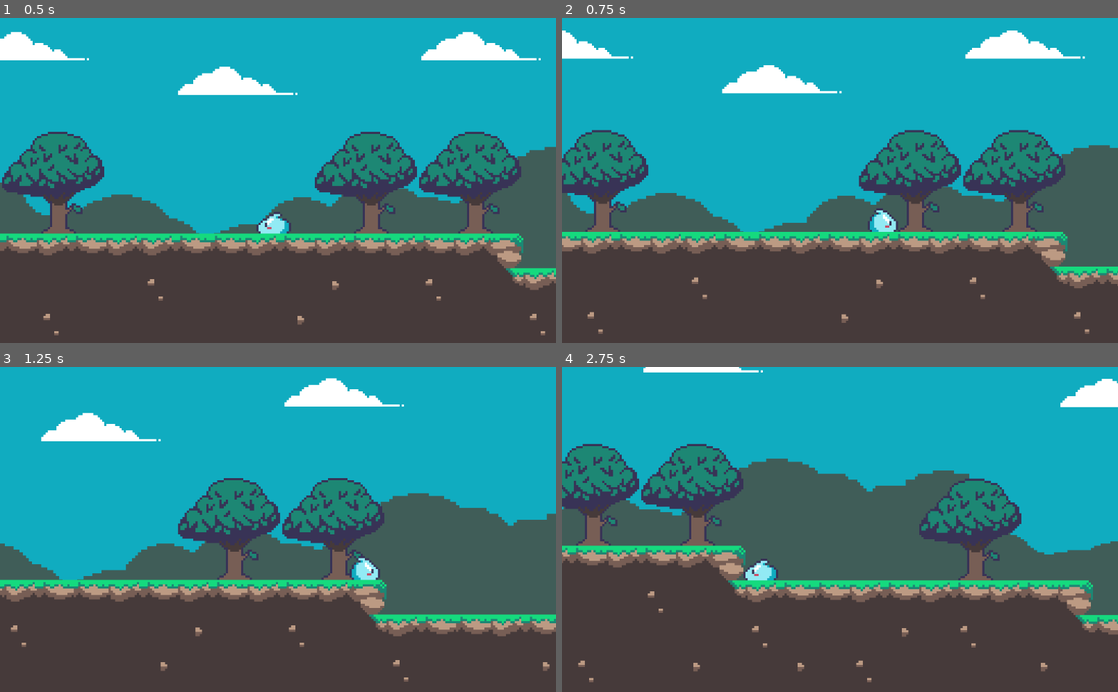
Above: before the commit, frames 1-4 (two rows, left to right).
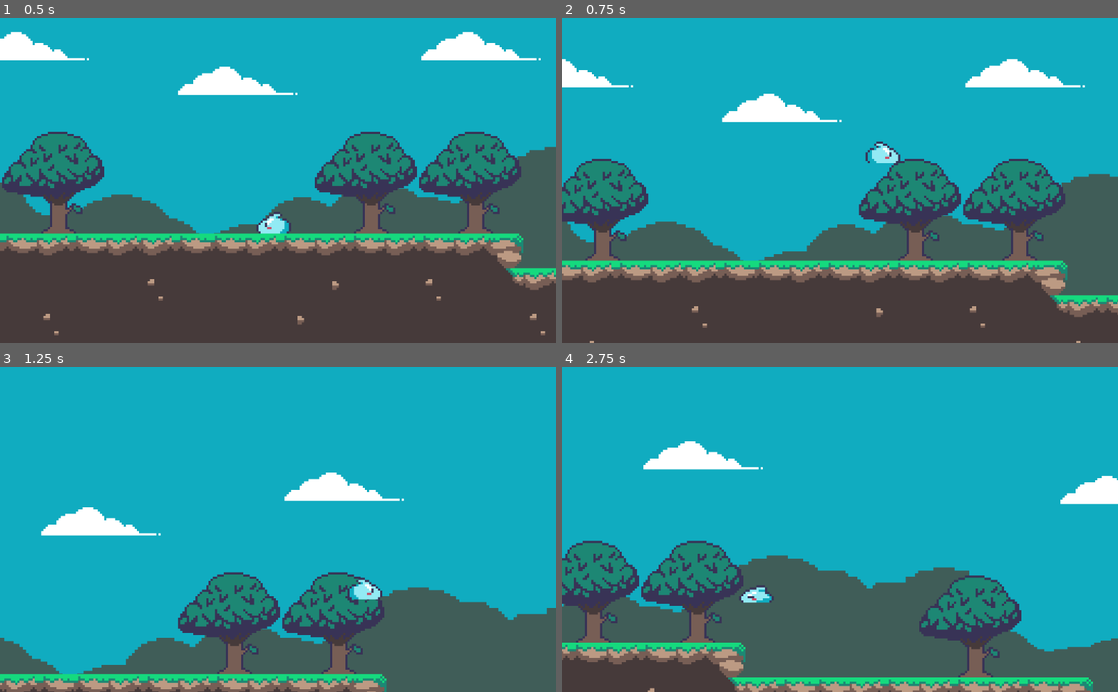
Above: after the commit, the same moments.

Repository: MaximoYT201/Game
Game: Godot game, scene res://Scenes/Mundo1.tscn
The game is run twice, just before and just after one commit, with the same random seed, the same clock (stepped at 60 frames per second) and the same inputs.
Inputs:
- Up to frame 1 (0.5 s): no input
- Up to frame 2 (0.75 s): hold Right (ui_right) from 0.53 s (still down); hold Space from 0.53 s (still down)
- Up to frame 3 (1.25 s): keep holding Right (ui_right); keep holding Space
- Up to frame 4 (2.75 s): release Space at 1.28 s; tap Space at 1.35, 1.52, 1.82 s; release Right (ui_right) at 2.03 s; hold Left (ui_left) from 2.03 s (still down); hold Space from 2.03 s (still down)

Frame 1 is identical in both runs. In frame 2, 34% of the frame differs, in the area x 0-100%, y 3-100%; in frame 3, 54%; in frame 4, 62%, in the area x 0-100%, y 0-100%.

Commit message:
Update Player.gd

Diff:
--- a/Scrips/Player.gd
+++ b/Scrips/Player.gd
@@ -1,66 +1,70 @@
-
 extends KinematicBody2D
 
-# Variables de movimiento
-var speed = 150
-var jump_speed = -300
-var gravity = 700
-var jump_limit = -90
-var jump_cutoff_gravity = 900
+# --- Variables de movimiento ---
+export var speed = 150
+export var jump_speed = -300
+export var gravity = 700
+export var jump_limit = -90
+export var jump_cutoff_gravity = 900
+
 var velocity = Vector2()
 var is_jumping = false
 
-# Nodo AnimationPlayer (asegúrate de que el nombre coincida con tu árbol de escenas)
+# --- Referencias a Nodos ---
 onready var anim_player = $AnimationPlayer
-onready var sprite = $Sprite # Añadimos una referencia a tu nodo Sprite
+onready var sprite = $Sprite
 
 func _physics_process(delta):
-
-	# Reiniciar velocidad horizontal
+	# 1. RESETEAR VELOCIDAD HORIZONTAL
 	velocity.x = 0
 
-	# Movimiento horizontal (izquierda y derecha)
-	if Input.is_action_pressed("ui_right"):
+	# 2. DETECTAR ENTRADAS (Corregido para que la flecha arriba no falle)
+	var move_right = Input.is_key_pressed(KEY_RIGHT) or Input.is_key_pressed(KEY_D)
+	var move_left = Input.is_key_pressed(KEY_LEFT) or Input.is_key_pressed(KEY_A)
+
+	# Detectar si se acaba de presionar cualquiera para saltar
+	var jump_just_pressed = Input.is_key_pressed(KEY_UP) or Input.is_key_pressed(KEY_W) or Input.is_key_pressed(KEY_SPACE)
+
+	# Detectar si se mantiene presionada cualquiera para el salto largo
+	var holding_jump = Input.is_key_pressed(KEY_UP) or Input.is_key_pressed(KEY_W) or Input.is_key_pressed(KEY_SPACE)
+
+	# 3. MOVIMIENTO HORIZONTAL (Animación Invertida)
+	if move_right:
 		velocity.x = speed
-		# Voltear el personaje para que mire a la derecha
-		sprite.flip_h = true
-	elif Input.is_action_pressed("ui_left"):
+		sprite.flip_h = true  # AHORA TRUE ES DERECHA (INVERTIDO)
+	elif move_left:
 		velocity.x = -speed
-		# Voltear el personaje para que mire a la izquierda
-		sprite.flip_h = false
+		sprite.flip_h = false # AHORA FALSE ES IZQUIERDA (INVERTIDO)
 
-	# Lógica de salto (con altura variable)
+	# 4. LÓGICA DE SALTO
 	if is_on_floor():
 		is_jumping = false
-		if Input.is_action_just_pressed("ui_up"):
+		if jump_just_pressed:
 			velocity.y = jump_speed
 			is_jumping = true
 	else:
-		if is_jumping and Input.is_action_just_released("ui_up") and velocity.y < jump_limit:
+		# Si dejas de presionar la tecla antes de llegar al límite, el salto se corta
+		if is_jumping and not holding_jump and velocity.y < jump_limit:
 			velocity.y = jump_limit
 
-	# Aplicar gravedad
-	if velocity.y < 0 and not Input.is_action_pressed("ui_up"):
+	# 5. APLICAR GRAVEDAD
+	if velocity.y < 0 and not holding_jump:
 		velocity.y += jump_cutoff_gravity * delta
 	else:
 		velocity.y += gravity * delta
 
-	# Mover el personaje
-	velocity = move_and_slide(velocity, Vector2(0, -1))
+	# 6. EJECUTAR MOVIMIENTO
+	velocity = move_and_slide(velocity, Vector2.UP)
 
-	# Llamar a la función de actualización de animación al final de la física
+	# 7. ACTUALIZAR ANIMACIONES
 	update_animation()
 
-# Función para controlar las animaciones
 func update_animation():
 	if is_on_floor():
-		if velocity.x == 0:
-			# Si está en el suelo y no se mueve
+		if abs(velocity.x) > 0.1:
+			anim_player.play("Walk")
+		else:
 			anim_player.play("Idle")
-		else:
-			# Si está en el suelo y se mueve
-			anim_player.play("Walk")
 	else:
-		# Si está en el aire (saltando o cayendo)
-		# Podrías agregar una animación de "salto" si la tienes
+		# Si tienes animación de salto, puedes ponerla aquí
 		pass
